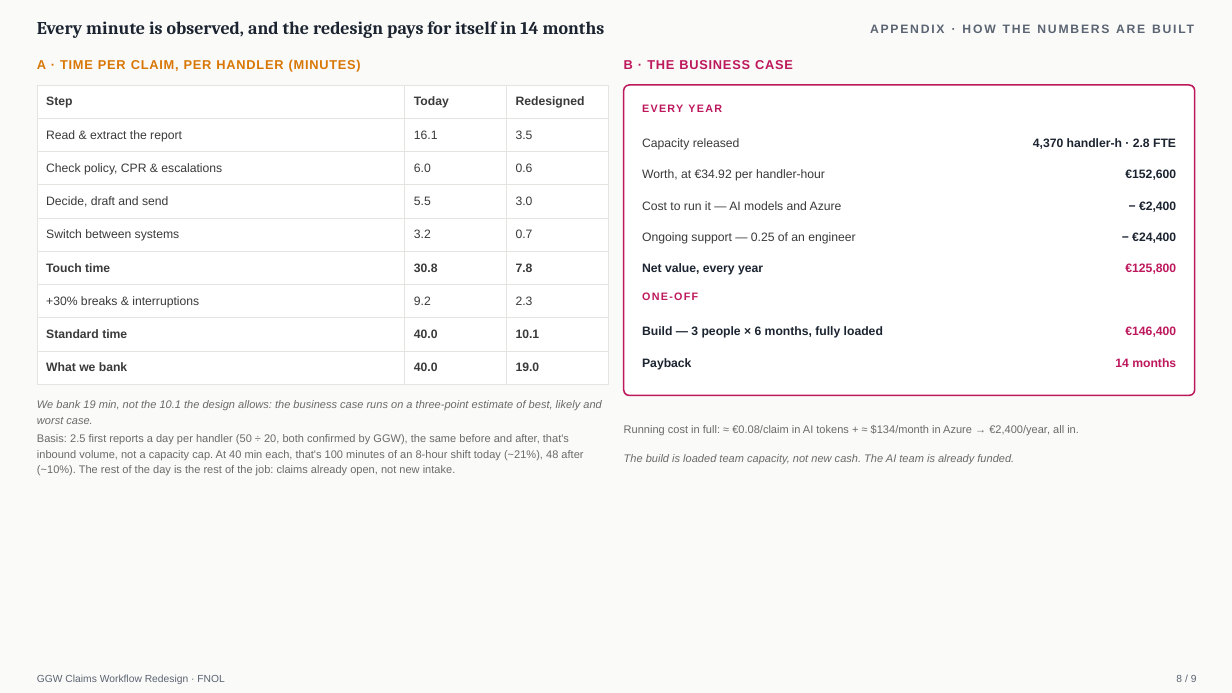
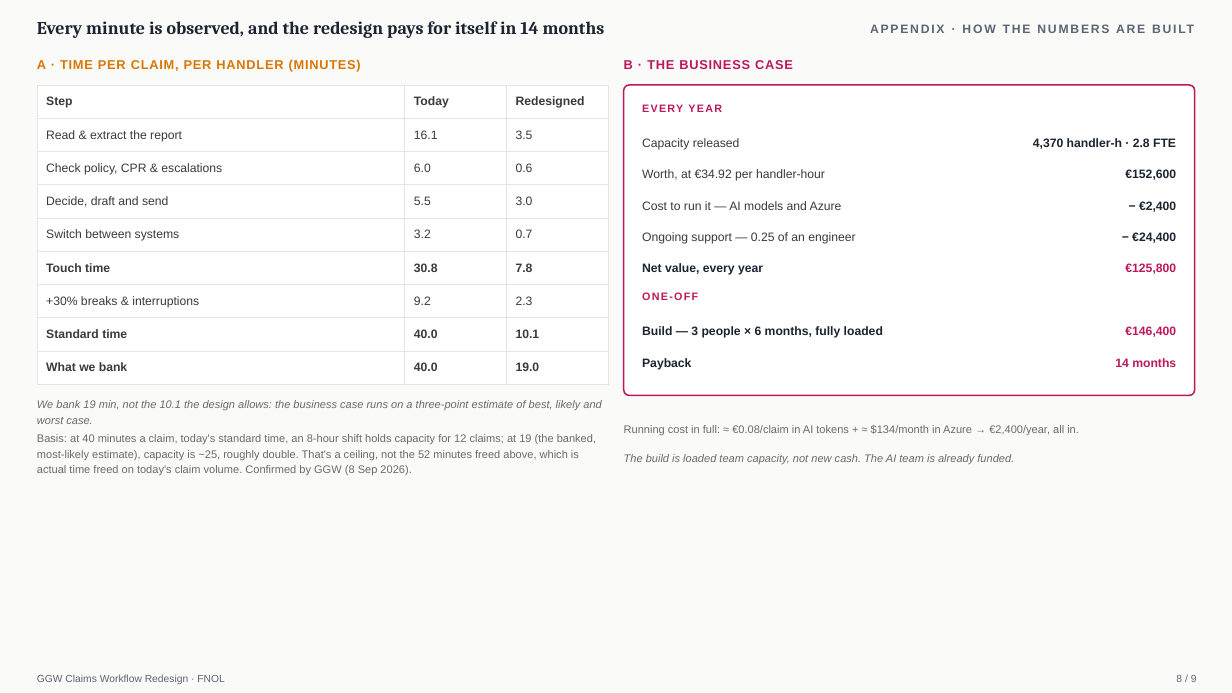
Before and after one commit to utkarshkingh/ggw_casestudy, a slide deck: slide 8 of case-study/deck/GGW_FNOL_Redesign.pptx. Drawn at 1232x693 pixels with LibreOffice and Linux fonts; fonts in the diff are those of the drawing. Boxes give left, top, right and bottom in pixels: in the first picture for what was removed or moved away, otherwise in the second. Text is boxed around its words. In the diff, an @@ line names an element or a change of style, - is before the commit and + after.

```diff
--- a/case-study/deck/GGW_FNOL_Redesign.pptx
+++ b/case-study/deck/GGW_FNOL_Redesign.pptx
@@ text at (x1=37, y1=434, x2=596, y2=475): text changed @@
-Basis: 2.5 first reports a day per handler (50 ÷ 20, both confirmed by GGW), the same before and after, that's inbound volume, not a capacity cap. At 40 min each, that's 100 minutes of an 8-hour shift today (~21%), 48 after (~10%). The rest of the day is the rest of the job: claims already open, not new intake.
+Basis: at 40 minutes a claim, today's standard time, an 8-hour shift holds capacity for 12 claims; at 19 (the banked, most-likely estimate), capacity is ~25, roughly double. That's a ceiling, not the 52 minutes freed above, which is actual time freed on today's claim volume. Confirmed by GGW (8 Sep 2026).
```
Also in this commit, not shown: 2 other files.
